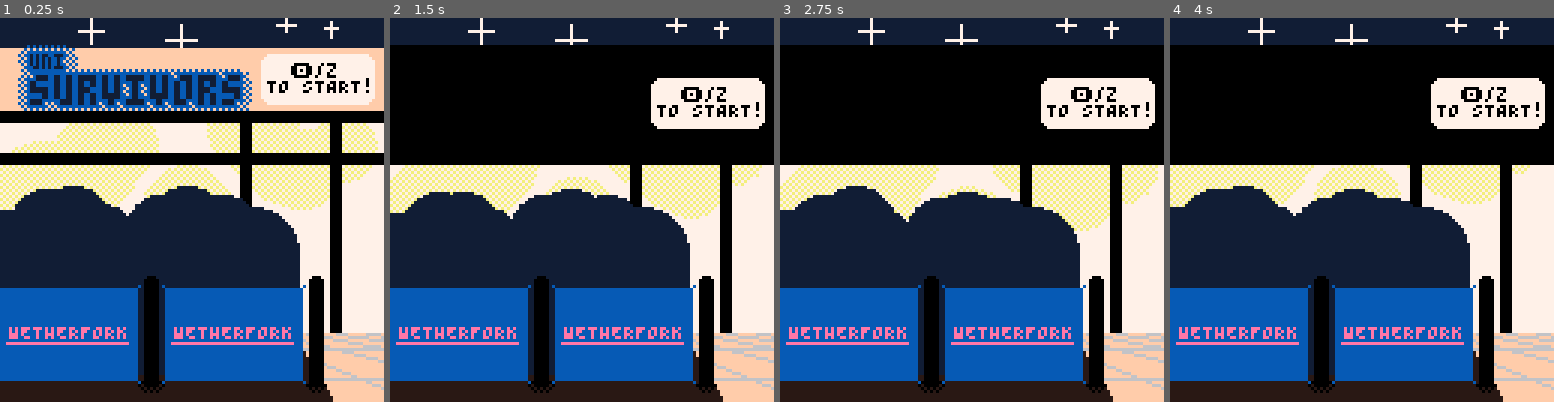
Above: before the commit, frames 1-4 (left to right).
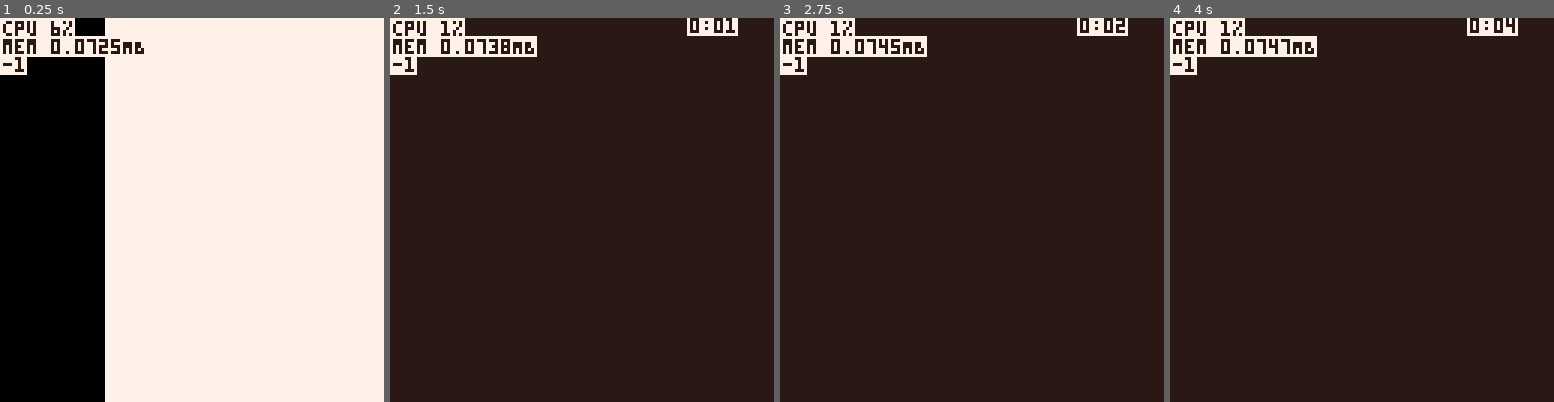
Above: after the commit, the same moments.

Repository: wsasaki01/bath-hack-2026
Game: PICO-8 cartridge fake.p8
Two runs of this game, one before a commit and one after it. Both use one fixed random seed, a clock stepped at 60 frames per second and the inputs below.
Inputs:
- Up to frame 1 (0.25 s): no input
- Up to frame 2 (1.5 s): tap X (X key) at 0.33, 1.07 s; tap O (Z key) at 0.7 s
- Up to frame 3 (2.75 s): hold Right 1.6-2.1 s; tap O (Z key) at 1.7, 2.1, 2.5 s; tap X (X key) at 1.85 s; hold Up 2.15-2.42 s; hold Right from 2.47 s (still down)
- Up to frame 4 (4 s): tap O (Z key) at 2.9, 3.3, 3.7 s; tap X (X key) at 2.97 s; release Right at 3.03 s; hold Left 3.08-3.58 s; hold Down 3.63-3.97 s

The runs differ from the first frame. In frame 1, 82% of the frame differs, in the area x 0-100%, y 0-100%; in frame 2, 95%; in frame 3, 95%; in frame 4, 95%.

Commit message:
Intro animation

Diff:
--- a/draw.lua
+++ b/draw.lua
@@ -91,6 +91,55 @@
 
 	-- Game
 	elseif menu==2 then
+		local ic = counters.intro_cnt
+		cls(0)
+		rect(9,40,117,72,2)	-- outline
+		local j=0
+		local days={"mon", "tue", "wed", "thu", "fri", "sat"}
+		for i=13,119,18 do
+			j+=1
+			if j%2==0 then
+				rectfill(i-3,41,i+13,71,1)
+			end
+			if j<=3 then
+				sspr(0,24,8,8,i-3,56,16,16)
+			end
+			print(days[j], i, 44,2)
+		end
+		line(9,52,117,52,2)
+
+		top_line1 = "my friends are celebrating"
+		top_line2 = "the end of exam season..."
+
+		print(sub(top_line1,0,360-ic),12,13,2)
+		if (ic<335) print(sub(top_line2,0,335-ic),13,20,2)
+
+		if (ic<295) sspr(8,8,8,8,65,54,16,16)
+		if (ic==260) sh_str=0.5
+		if (ic<260) shake(0,0) print("exam",83,60,9)
+
+		if ic<210 then
+			print("but i still have an exam",19+rnd(2),90+rnd(2),2)
+			print("tomorrow!!!!!!!",32+rnd(2),100+rnd(2))
+		end
+
+		if ic<140 then
+			fillp(ic<135 and █ or ▒)
+			rectfill(0,0,128,128,0)
+			fillp()
+		end
+
+		if (ic<110) print(sub("i must not get",0,110-ic),30,55,2)
+		if (ic<85) print(sub("drunk tonight...",0,85-ic),35,62)
+
+		if ic<20 then
+			fillp(ic<5 and █ or ▒)
+			rectfill(0,0,128,128,0)
+			fillp()
+		end
+
+
+	elseif menu==3 then
 		-- Centre camera on player
 		camera(plyr.x-60,plyr.y-60)
 
@@ -129,15 +178,21 @@
 
 	-- Menu transition
 	if counters.trans_cnt != -1 then
-		local x = (30-counters.trans_cnt)/30 * 256
-		rectfill(x-128, 0, x, 128, 0)
+		if menu==1 then
+			circfill(97,60,(30-counters.trans_cnt)/27*200,0)
+		else
+			printh("drawing")
+			local x = (30-counters.trans_cnt)/30 * 256
+			rectfill(x-128, 0, x, 128, 2)
+		end
 	end
 
 	-- DEBUG: CPU and Mem usage
-	--[[
+	--[[]]
 	debugs = {
 		"cpu "..tostr(flr(stat(1)*100)).."%",
 		"mem "..tostr(stat(0)/1024).."MB",
+		counters.intro_cnt
 	}
 
 	local i=0
@@ -145,7 +200,7 @@
 		print("\#0"..d,1,1+i*6,7)
 		i+=1
 	end
-	]]
+
 end
 
 -- Control code prefix for selected menu item
--- a/init.lua
+++ b/init.lua
@@ -7,18 +7,21 @@
 	-- Global counter, increments every frame
 	global_cnt = 0
 
+	-- Screen shaker
+	sh_str = 0
+
 	-- Block all inputs (used during transitions, etc.)
 	block = false
 
 	-- See README for counter info
     counters = {}
-    cname = split"trans_cnt"
+    cname = split"trans_cnt,intro_cnt"
     for c in all(cname) do
         counters[c] = -1
     end
 
 	-- Which part of the game are you in?
-	-- 0(title) 1(character select) 2(game)
+	-- 0(title) 1(character select) 2(intro cutscene) 3(game)
 	menu = 0
 
 	-- Is the player currently controlling the menu?
@@ -49,9 +52,16 @@
 
 	--[[
 	-- DEBUG: Launch to game
-	menu = 2
+	menu = 3
 	init_game()
 	]]
+
+	--[[]]
+	-- DEBUG: Launch to intro cutscene
+	menu = 2
+	counters.intro_cnt = 5
+
+
 end
 
 function init_game()
@@ -61,6 +71,8 @@
 	-- Setup menu for end screen
 	menu_idx_min = 1
 	menu_idx_max = 2
+
+	time = 0
 
 	-- Create player
 	plyr = playerClass:new()
--- a/update.lua
+++ b/update.lua
@@ -29,7 +29,7 @@
 
 		-- Selecting options
 		if btnp(4) then
-			if menu==2 then
+			if menu==1 then
 				-- Begin transition
 				counters.trans_cnt = 30
 			end
@@ -71,8 +71,11 @@
 			v.cnt += 1
 			if (v.x>150) del(vape, v)
 		end
+	-- Intro cutscene
+	elseif menu==2 then
+		if (counters.intro_cnt==1) counters.trans_cnt=30
 	-- Game
-	elseif menu==2 then
+	elseif menu==3 then
 		-- Game end screen
 		if end_screen then
 			-- Placeholder
@@ -109,10 +112,17 @@
 	-- Change to different menu modes in the middle of transitions (15th frame out of 30)
 	-- (when screen is fully covered by transition)
 	if counters.trans_cnt == 15 then
-		-- Main menu -> gameplay
-		if (menu==1) menu=2 init_game()
+		-- Character select -> intro cutscene
+		if menu==1 then
+			menu=2 counters.intro_cnt = 360
+		-- Intro cutscene -> gameplay
+		elseif menu==2 then
+			printh("yes!")
+			menu=3 init_game()
 		-- Gameplay -> main menu
-		if (menu==2) menu=1
+		elseif menu==3 then
+			menu=1
+		end
 	end
 end
 
@@ -126,3 +136,10 @@
     local o = x+(t-x)*r
     return abs(t-o)<1 and t or o
 end
+
+function shake(cx,cy)
+-- apply screen shake
+ camera((cx+20-rnd(40))*sh_str, (cy+20-rnd(40))*sh_str)
+ sh_str *= 0.75
+ if (sh_str < 0.05) sh_str = 0
+end
